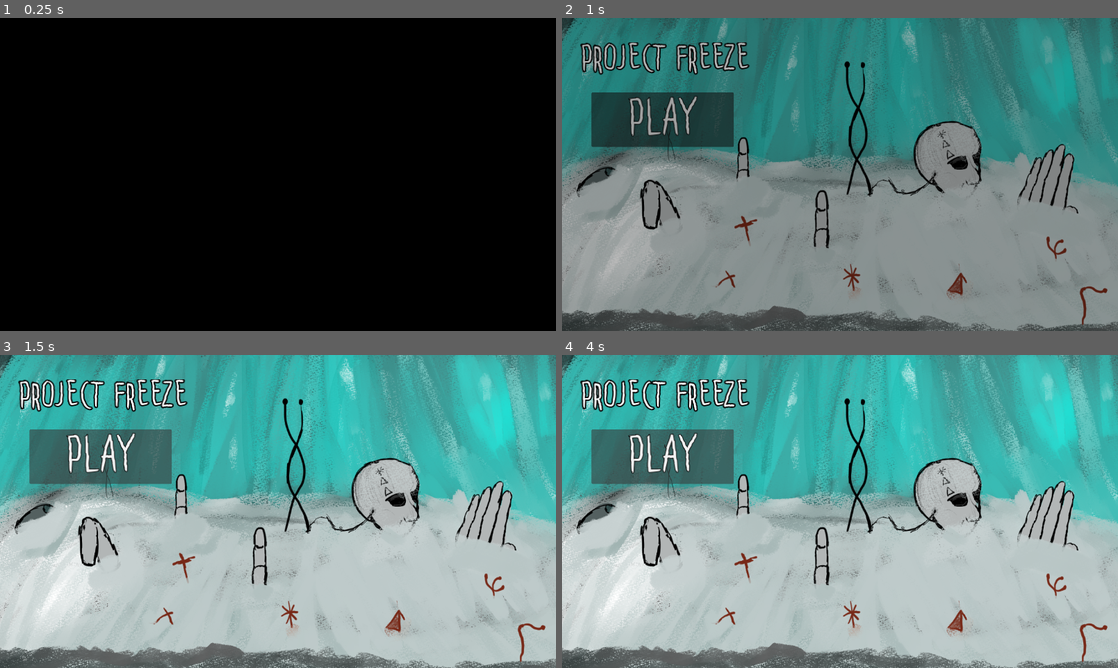
Above: before the commit, frames 1-4 (two rows, left to right).
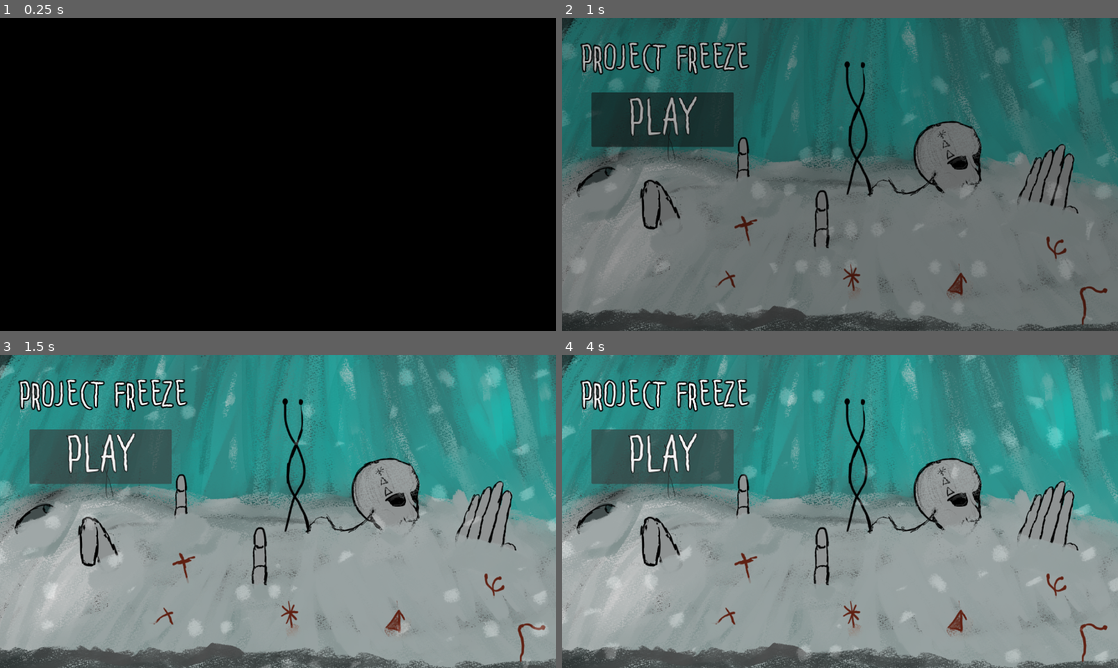
Above: after the commit, the same moments.

Repository: rainy-day-game/Project-Freeze
Game: Godot game, scene res://Logo Intro/intro.tscn
Two runs of this game, one before a commit and one after it. Both use one fixed random seed, a clock stepped at 60 frames per second and the inputs below. Video files are missing from this copy of the repository; at most half a second of black plays in their place.
Inputs:
- Up to frame 1 (0.25 s): no input
- Up to frame 2 (1 s): click "PLAY" at 0.5 s
- Up to frame 3 (1.5 s): click "PLAY" at 1.25 s
- Up to frame 4 (4 s): tap Enter (ui_accept) at 2, 2.1, 2.27, 2.57, 2.85, 3.02, 3.32, 3.6 s; hold Right (ui_right) 2.03-3.53 s; hold Left (ui_left) from 3.53 s (still down)

Frame 1 is identical in both runs. In frame 2, 70% of the frame differs, in the area x 0-100%, y 0-100%; in frame 3, 86%; in frame 4, 86%.

Commit message:
delete duplicates

Diff:
--- a/Player.gd
+++ /dev/null
@@ -1,70 +0,0 @@
-extends CharacterBody2D
-
-@onready var animated_sprite = $AnimatedSprite2D
-@onready var squat_timer = $"Squat Timer"
-const SPEED = 200.0
-const JUMP_VELOCITY = -400.0
-var last_direction = 1
-var started_jumping = false
-# Get the gravity from the project settings to be synced with RigidBody nodes.
-var gravity = ProjectSettings.get_setting("physics/2d/default_gravity")
-
-
-func _physics_process(delta):
-	# Add the gravity.
-	if not is_on_floor():
-		velocity.y += gravity * delta
-
-	# Handle jump.
-	if Input.is_action_just_pressed("ui_accept") and is_on_floor():
-		velocity.y = JUMP_VELOCITY
-
-	# Get the input direction and handle the movement/deceleration.
-	# As good practice, you should replace UI actions with custom gameplay actions.
-
-	var direction = Input.get_axis("ui_left", "ui_right")
-	apply_movement_anim(direction)
-	apply_jump_anim(velocity) # Jump will override movement
-	move_and_slide()
-
-func apply_movement_anim(direction):
-	'''Takes direction moving, and appplies the movement and animation'''
-
-	if (direction > 0): # Moving to the right
-		animated_sprite.play("walk right")
-		last_direction = 1
-		velocity.x = direction * SPEED
-	elif (direction < 0): # Moving to the left
-		animated_sprite.play("walk left")
-		last_direction = -1
-		velocity.x = direction * SPEED
-	else: # Idle
-		velocity.x = move_toward(velocity.x, 0, SPEED)
-		if (last_direction == 1):
-			animated_sprite.play("idle right")
-		else:
-			animated_sprite.play("idle left")
-
-func apply_jump_anim(velocity):
-	'''Takes velocity, and determines whether to play squat, jump up, or fall down'''
-	if (velocity.y < 0): # Moving up
-		if (!started_jumping):
-			squat_timer.start(0.1) # Start the squat timer
-			started_jumping = true
-		if (squat_timer.is_stopped()): # If squat timer has expired, play regular jump anim
-			if (last_direction == 1):
-				animated_sprite.play("jump right up")
-			else:
-				animated_sprite.play("jump left up")
-		else: # Squat timer still going on, play the squatting animation
-			if (last_direction == 1):
-				animated_sprite.play("startup right")
-			else:
-				animated_sprite.play("startup left")
-	elif (velocity.y > 0): # Falling down
-		if (last_direction == 1):
-			animated_sprite.play("fall right down")
-		else:
-			animated_sprite.play("fall left down")
-	else:
-		started_jumping = false # Jump has completed
--- a/Player.tscn
+++ /dev/null
@@ -1,179 +0,0 @@
-[gd_scene load_steps=28 format=3 uid="uid://4rnqdqxoce74"]
-
-[ext_resource type="Script" path="res://Player.gd" id="1_bfcxh"]
-[ext_resource type="Texture2D" uid="uid://dhrmy1dydb2fh" path="res://art assets/Player/image exports maincharacter/idle/idle left_0000.png" id="1_ipw7c"]
-[ext_resource type="Texture2D" uid="uid://ji8mkndnp7m4" path="res://art assets/Player/image exports maincharacter/idle/idle left_0002.png" id="2_ij077"]
-[ext_resource type="Texture2D" uid="uid://bmf125aiuc5mo" path="res://art assets/Player/image exports maincharacter/Jump left/jump left_0002.png" id="2_mcx0a"]
-[ext_resource type="Texture2D" uid="uid://b21xu10tflu7k" path="res://art assets/Player/image exports maincharacter/Jump left/jump left_0003.png" id="3_5rpo8"]
-[ext_resource type="Texture2D" uid="uid://t1i27ntvpbo5" path="res://art assets/Player/image exports maincharacter/idle/idle left_0004.png" id="3_q1ihf"]
-[ext_resource type="Texture2D" uid="uid://coqx3us3pbg4v" path="res://art assets/Player/image exports maincharacter/idle/main idle_0000.png" id="4_ewx5x"]
-[ext_resource type="Texture2D" uid="uid://by1wfk7nd2bq1" path="res://art assets/Player/image exports maincharacter/Jump right/Timeline 1_0002.png" id="4_ux4mn"]
-[ext_resource type="Texture2D" uid="uid://bt3ktunecagof" path="res://art assets/Player/image exports maincharacter/idle/main idle_0002.png" id="5_1jxjt"]
-[ext_resource type="Texture2D" uid="uid://d773jjpi1513" path="res://art assets/Player/image exports maincharacter/Jump right/Timeline 1_0003.png" id="5_jl5mb"]
-[ext_resource type="Texture2D" uid="uid://c180ti2fgqcit" path="res://art assets/Player/image exports maincharacter/idle/main idle_0004.png" id="6_3f54v"]
-[ext_resource type="Texture2D" uid="uid://eenp46tbv0gs" path="res://art assets/Player/image exports maincharacter/left/walk left_0000.png" id="7_xec76"]
-[ext_resource type="Texture2D" uid="uid://44yk4bs7xskk" path="res://art assets/Player/image exports maincharacter/left/walk left_0001.png" id="8_nc4fw"]
-[ext_resource type="Texture2D" uid="uid://dyb3bhvrt0i28" path="res://art assets/Player/image exports maincharacter/left/walk left_0003.png" id="9_dji45"]
-[ext_resource type="Texture2D" uid="uid://dvjyy23w55bkc" path="res://art assets/Player/image exports maincharacter/left/walk left_0005.png" id="10_pxqat"]
-[ext_resource type="Texture2D" uid="uid://dicohasqgvgi1" path="res://art assets/Player/image exports maincharacter/right/walk right_0000.png" id="11_q5eau"]
-[ext_resource type="Texture2D" uid="uid://bw0n1b1karyaw" path="res://art assets/Player/image exports maincharacter/right/walk right_0001.png" id="12_6hs6p"]
-[ext_resource type="Texture2D" uid="uid://b7swq2h7dqhjp" path="res://art assets/Player/image exports maincharacter/Jump left/jump left_0000.png" id="12_gu2fl"]
-[ext_resource type="Texture2D" uid="uid://dvcfkaddhkwup" path="res://art assets/Player/image exports maincharacter/right/walk right_0003.png" id="13_a4lbu"]
-[ext_resource type="Texture2D" uid="uid://d2igo1empthnc" path="res://art assets/Player/image exports maincharacter/Jump left/jump left_0001.png" id="13_kcs5k"]
-[ext_resource type="Texture2D" uid="uid://ubocc13a15jv" path="res://art assets/Player/image exports maincharacter/right/walk right_0005.png" id="14_6xpte"]
-[ext_resource type="Texture2D" uid="uid://btyyedpmgncvb" path="res://art assets/Player/image exports maincharacter/Jump right/Timeline 1_0000.png" id="14_x2h18"]
-[ext_resource type="Texture2D" uid="uid://cn43m48ao85fi" path="res://art assets/Player/image exports maincharacter/Jump right/Timeline 1_0001.png" id="15_2tcbr"]
-[ext_resource type="Texture2D" uid="uid://cnsh5lomaey06" path="res://art assets/Player/image exports maincharacter/Jump left/start up left_0000.png" id="16_ww720"]
-[ext_resource type="Texture2D" uid="uid://ba7k3e62vc5hq" path="res://art assets/Player/image exports maincharacter/Jump right/squat right_0000.png" id="17_wcq2i"]
-
-[sub_resource type="SpriteFrames" id="SpriteFrames_yqn7q"]
-animations = [{
-"frames": [{
-"duration": 1.0,
-"texture": ExtResource("2_mcx0a")
-}, {
-"duration": 1.0,
-"texture": ExtResource("3_5rpo8")
-}],
-"loop": true,
-"name": &"fall left down",
-"speed": 5.0
-}, {
-"frames": [{
-"duration": 1.0,
-"texture": ExtResource("4_ux4mn")
-}, {
-"duration": 1.0,
-"texture": ExtResource("5_jl5mb")
-}],
-"loop": true,
-"name": &"fall right down",
-"speed": 5.0
-}, {
-"frames": [{
-"duration": 1.0,
-"texture": ExtResource("1_ipw7c")
-}, {
-"duration": 1.0,
-"texture": ExtResource("2_ij077")
-}, {
-"duration": 1.0,
-"texture": ExtResource("3_q1ihf")
-}, {
-"duration": 1.0,
-"texture": ExtResource("2_ij077")
-}],
-"loop": true,
-"name": &"idle left",
-"speed": 5.0
-}, {
-"frames": [{
-"duration": 1.0,
-"texture": ExtResource("4_ewx5x")
-}, {
-"duration": 1.0,
-"texture": ExtResource("5_1jxjt")
-}, {
-"duration": 1.0,
-"texture": ExtResource("6_3f54v")
-}, {
-"duration": 1.0,
-"texture": ExtResource("5_1jxjt")
-}],
-"loop": true,
-"name": &"idle right",
-"speed": 5.0
-}, {
-"frames": [{
-"duration": 1.0,
-"texture": ExtResource("12_gu2fl")
-}, {
-"duration": 1.0,
-"texture": ExtResource("13_kcs5k")
-}],
-"loop": true,
-"name": &"jump left up",
-"speed": 5.0
-}, {
-"frames": [{
-"duration": 1.0,
-"texture": ExtResource("14_x2h18")
-}, {
-"duration": 1.0,
-"texture": ExtResource("15_2tcbr")
-}],
-"loop": true,
-"name": &"jump right up",
-"speed": 5.0
-}, {
-"frames": [{
-"duration": 1.0,
-"texture": ExtResource("16_ww720")
-}],
-"loop": true,
-"name": &"startup left",
-"speed": 5.0
-}, {
-"frames": [{
-"duration": 1.0,
-"texture": ExtResource("17_wcq2i")
-}],
-"loop": true,
-"name": &"startup right",
-"speed": 5.0
-}, {
-"frames": [{
-"duration": 1.0,
-"texture": ExtResource("7_xec76")
-}, {
-"duration": 1.0,
-"texture": ExtResource("8_nc4fw")
-}, {
-"duration": 1.0,
-"texture": ExtResource("9_dji45")
-}, {
-"duration": 1.0,
-"texture": ExtResource("10_pxqat")
-}],
-"loop": true,
-"name": &"walk left",
-"speed": 5.0
-}, {
-"frames": [{
-"duration": 1.0,
-"texture": ExtResource("11_q5eau")
-}, {
-"duration": 1.0,
-"texture": ExtResource("12_6hs6p")
-}, {
-"duration": 1.0,
-"texture": ExtResource("13_a4lbu")
-}, {
-"duration": 1.0,
-"texture": ExtResource("14_6xpte")
-}],
-"loop": true,
-"name": &"walk right",
-"speed": 5.0
-}]
-
-[sub_resource type="CapsuleShape2D" id="CapsuleShape2D_y4bdy"]
-radius = 30.0
-height = 150.0
-
-[node name="Player" type="CharacterBody2D"]
-script = ExtResource("1_bfcxh")
-
-[node name="AnimatedSprite2D" type="AnimatedSprite2D" parent="."]
-position = Vector2(43, -43)
-scale = Vector2(1.67188, 1.67188)
-sprite_frames = SubResource("SpriteFrames_yqn7q")
-animation = &"idle right"
-frame_progress = 0.606925
-
-[node name="CollisionShape2D" type="CollisionShape2D" parent="."]
-position = Vector2(44, -52)
-shape = SubResource("CapsuleShape2D_y4bdy")
-
-[node name="Squat Timer" type="Timer" parent="."]
-one_shot = true
--- a/Scene Assets/Snow.tscn
+++ b/Scene Assets/Snow.tscn
@@ -1,23 +1,100 @@
-[gd_scene load_steps=2 format=3 uid="uid://dqgf3prm4s6gs"]
+[gd_scene load_steps=24 format=3 uid="uid://bhb1qsh4wfaph"]
+
+[ext_resource type="Texture2D" uid="uid://dooyqi4lrw7vh" path="res://art assets/snow fall effect/Snowfall images/snow fall effect_0000.png" id="1_sgyke"]
+[ext_resource type="Texture2D" uid="uid://j31hmo7gs3ri" path="res://art assets/snow fall effect/Snowfall images/snow fall effect_0001.png" id="2_03y3p"]
+[ext_resource type="Texture2D" uid="uid://dktpxhr8bx5bu" path="res://art assets/snow fall effect/Snowfall images/snow fall effect_0002.png" id="3_3u03r"]
+[ext_resource type="Texture2D" uid="uid://blhaxuebm3gvg" path="res://art assets/snow fall effect/Snowfall images/snow fall effect_0003.png" id="4_j5vxo"]
+[ext_resource type="Texture2D" uid="uid://qqf3st3xicfq" path="res://art assets/snow fall effect/Snowfall images/snow fall effect_0004.png" id="5_asxka"]
+[ext_resource type="Texture2D" uid="uid://drvv1ux4o6ikk" path="res://art assets/snow fall effect/Snowfall images/snow fall effect_0005.png" id="6_xnbs6"]
+[ext_resource type="Texture2D" uid="uid://nrm80ycqeqe7" path="res://art assets/snow fall effect/Snowfall images/snow fall effect_0006.png" id="7_m3b4v"]
+[ext_resource type="Texture2D" uid="uid://deai00g68vkuc" path="res://art assets/snow fall effect/Snowfall images/snow fall effect_0007.png" id="8_jkoy1"]
+[ext_resource type="Texture2D" uid="uid://bajadq8vo1sy1" path="res://art assets/snow fall effect/Snowfall images/snow fall effect_0008.png" id="9_2gn7f"]
+[ext_resource type="Texture2D" uid="uid://bvhs28o0e1mkt" path="res://art assets/snow fall effect/Snowfall images/snow fall effect_0009.png" id="10_414ql"]
+[ext_resource type="Texture2D" uid="uid://b07imaq0ij6mt" path="res://art assets/snow fall effect/Snowfall images/snow fall effect_0010.png" id="11_pislm"]
+[ext_resource type="Texture2D" uid="uid://c1ka8nl08ssbn" path="res://art assets/snow fall effect/Snowfall images/snow fall effect_0011.png" id="12_x0i7i"]
+[ext_resource type="Texture2D" uid="uid://caqxfpedtcfeh" path="res://art assets/snow fall effect/Snowfall images/snow fall effect_0012.png" id="13_5to0l"]
+[ext_resource type="Texture2D" uid="uid://jw0i3otkrik3" path="res://art assets/snow fall effect/Snowfall images/snow fall effect_0013.png" id="14_ne6vh"]
+[ext_resource type="Texture2D" uid="uid://bi688sfgh3kuy" path="res://art assets/snow fall effect/Snowfall images/snow fall effect_0014.png" id="15_aartw"]
+[ext_resource type="Texture2D" uid="uid://dfm40tdomh6id" path="res://art assets/snow fall effect/Snowfall images/snow fall effect_0015.png" id="16_jc5bj"]
+[ext_resource type="Texture2D" uid="uid://cvgwsga2bl3xq" path="res://art assets/snow fall effect/Snowfall images/snow fall effect_0016.png" id="17_h77hn"]
+[ext_resource type="Texture2D" uid="uid://bem5nxtqq7x0q" path="res://art assets/snow fall effect/Snowfall images/snow fall effect_0017.png" id="18_iqr0y"]
+[ext_resource type="Texture2D" uid="uid://bllakqmy6btn6" path="res://art assets/snow fall effect/Snowfall images/snow fall effect_0018.png" id="19_f1h7m"]
+[ext_resource type="Texture2D" uid="uid://n87qty0ebe0h" path="res://art assets/snow fall effect/Snowfall images/snow fall effect_0019.png" id="20_01yjf"]
+[ext_resource type="Texture2D" uid="uid://bcg72c5rn7bn4" path="res://art assets/snow fall effect/Snowfall images/snow fall effect_0020.png" id="21_o448b"]
+[ext_resource type="Texture2D" uid="uid://cvaeny2aajmap" path="res://art assets/snow fall effect/Snowfall images/snow fall effect_0021.png" id="22_65n3m"]
 
 [sub_resource type="SpriteFrames" id="SpriteFrames_d83cj"]
 animations = [{
 "frames": [{
 "duration": 1.0,
-"texture": null
+"texture": ExtResource("1_sgyke")
 }, {
 "duration": 1.0,
-"texture": null
+"texture": ExtResource("2_03y3p")
 }, {
 "duration": 1.0,
-"texture": null
+"texture": ExtResource("3_3u03r")
 }, {
 "duration": 1.0,
-"texture": null
+"texture": ExtResource("4_j5vxo")
+}, {
+"duration": 1.0,
+"texture": ExtResource("5_asxka")
+}, {
+"duration": 1.0,
+"texture": ExtResource("6_xnbs6")
+}, {
+"duration": 1.0,
+"texture": ExtResource("7_m3b4v")
+}, {
+"duration": 1.0,
+"texture": ExtResource("8_jkoy1")
+}, {
+"duration": 1.0,
+"texture": ExtResource("9_2gn7f")
+}, {
+"duration": 1.0,
+"texture": ExtResource("10_414ql")
+}, {
+"duration": 1.0,
+"texture": ExtResource("11_pislm")
+}, {
+"duration": 1.0,
+"texture": ExtResource("12_x0i7i")
+}, {
+"duration": 1.0,
+"texture": ExtResource("13_5to0l")
+}, {
+"duration": 1.0,
+"texture": ExtResource("14_ne6vh")
+}, {
+"duration": 1.0,
+"texture": ExtResource("15_aartw")
+}, {
+"duration": 1.0,
+"texture": ExtResource("16_jc5bj")
+}, {
+"duration": 1.0,
+"texture": ExtResource("17_h77hn")
+}, {
+"duration": 1.0,
+"texture": ExtResource("18_iqr0y")
+}, {
+"duration": 1.0,
+"texture": ExtResource("19_f1h7m")
+}, {
+"duration": 1.0,
+"texture": ExtResource("20_01yjf")
+}, {
+"duration": 1.0,
+"texture": ExtResource("21_o448b")
+}, {
+"duration": 1.0,
+"texture": ExtResource("22_65n3m")
 }],
 "loop": true,
 "name": &"snowfall",
-"speed": 5.0
+"speed": 10.0
 }]
 
 [node name="Snow" type="AnimatedSprite2D"]
@@ -25,4 +102,5 @@
 position = Vector2(-2, 0)
 sprite_frames = SubResource("SpriteFrames_d83cj")
 animation = &"snowfall"
-frame_progress = 0.074664
+autoplay = "snowfall"
+frame_progress = 0.320342
--- a/Snow.tscn
+++ /dev/null
@@ -1,106 +0,0 @@
-[gd_scene load_steps=24 format=3 uid="uid://bhb1qsh4wfaph"]
-
-[ext_resource type="Texture2D" uid="uid://dooyqi4lrw7vh" path="res://art assets/snow fall effect/Snowfall images/snow fall effect_0000.png" id="1_sgyke"]
-[ext_resource type="Texture2D" uid="uid://j31hmo7gs3ri" path="res://art assets/snow fall effect/Snowfall images/snow fall effect_0001.png" id="2_03y3p"]
-[ext_resource type="Texture2D" uid="uid://dktpxhr8bx5bu" path="res://art assets/snow fall effect/Snowfall images/snow fall effect_0002.png" id="3_3u03r"]
-[ext_resource type="Texture2D" uid="uid://blhaxuebm3gvg" path="res://art assets/snow fall effect/Snowfall images/snow fall effect_0003.png" id="4_j5vxo"]
-[ext_resource type="Texture2D" uid="uid://qqf3st3xicfq" path="res://art assets/snow fall effect/Snowfall images/snow fall effect_0004.png" id="5_asxka"]
-[ext_resource type="Texture2D" uid="uid://drvv1ux4o6ikk" path="res://art assets/snow fall effect/Snowfall images/snow fall effect_0005.png" id="6_xnbs6"]
-[ext_resource type="Texture2D" uid="uid://nrm80ycqeqe7" path="res://art assets/snow fall effect/Snowfall images/snow fall effect_0006.png" id="7_m3b4v"]
-[ext_resource type="Texture2D" uid="uid://deai00g68vkuc" path="res://art assets/snow fall effect/Snowfall images/snow fall effect_0007.png" id="8_jkoy1"]
-[ext_resource type="Texture2D" uid="uid://bajadq8vo1sy1" path="res://art assets/snow fall effect/Snowfall images/snow fall effect_0008.png" id="9_2gn7f"]
-[ext_resource type="Texture2D" uid="uid://bvhs28o0e1mkt" path="res://art assets/snow fall effect/Snowfall images/snow fall effect_0009.png" id="10_414ql"]
-[ext_resource type="Texture2D" uid="uid://b07imaq0ij6mt" path="res://art assets/snow fall effect/Snowfall images/snow fall effect_0010.png" id="11_pislm"]
-[ext_resource type="Texture2D" uid="uid://c1ka8nl08ssbn" path="res://art assets/snow fall effect/Snowfall images/snow fall effect_0011.png" id="12_x0i7i"]
-[ext_resource type="Texture2D" uid="uid://caqxfpedtcfeh" path="res://art assets/snow fall effect/Snowfall images/snow fall effect_0012.png" id="13_5to0l"]
-[ext_resource type="Texture2D" uid="uid://jw0i3otkrik3" path="res://art assets/snow fall effect/Snowfall images/snow fall effect_0013.png" id="14_ne6vh"]
-[ext_resource type="Texture2D" uid="uid://bi688sfgh3kuy" path="res://art assets/snow fall effect/Snowfall images/snow fall effect_0014.png" id="15_aartw"]
-[ext_resource type="Texture2D" uid="uid://dfm40tdomh6id" path="res://art assets/snow fall effect/Snowfall images/snow fall effect_0015.png" id="16_jc5bj"]
-[ext_resource type="Texture2D" uid="uid://cvgwsga2bl3xq" path="res://art assets/snow fall effect/Snowfall images/snow fall effect_0016.png" id="17_h77hn"]
-[ext_resource type="Texture2D" uid="uid://bem5nxtqq7x0q" path="res://art assets/snow fall effect/Snowfall images/snow fall effect_0017.png" id="18_iqr0y"]
-[ext_resource type="Texture2D" uid="uid://bllakqmy6btn6" path="res://art assets/snow fall effect/Snowfall images/snow fall effect_0018.png" id="19_f1h7m"]
-[ext_resource type="Texture2D" uid="uid://n87qty0ebe0h" path="res://art assets/snow fall effect/Snowfall images/snow fall effect_0019.png" id="20_01yjf"]
-[ext_resource type="Texture2D" uid="uid://bcg72c5rn7bn4" path="res://art assets/snow fall effect/Snowfall images/snow fall effect_0020.png" id="21_o448b"]
-[ext_resource type="Texture2D" uid="uid://cvaeny2aajmap" path="res://art assets/snow fall effect/Snowfall images/snow fall effect_0021.png" id="22_65n3m"]
-
-[sub_resource type="SpriteFrames" id="SpriteFrames_d83cj"]
-animations = [{
-"frames": [{
-"duration": 1.0,
-"texture": ExtResource("1_sgyke")
-}, {
-"duration": 1.0,
-"texture": ExtResource("2_03y3p")
-}, {
-"duration": 1.0,
-"texture": ExtResource("3_3u03r")
-}, {
-"duration": 1.0,
-"texture": ExtResource("4_j5vxo")
-}, {
-"duration": 1.0,
-"texture": ExtResource("5_asxka")
-}, {
-"duration": 1.0,
-"texture": ExtResource("6_xnbs6")
-}, {
-"duration": 1.0,
-"texture": ExtResource("7_m3b4v")
-}, {
-"duration": 1.0,
-"texture": ExtResource("8_jkoy1")
-}, {
-"duration": 1.0,
-"texture": ExtResource("9_2gn7f")
-}, {
-"duration": 1.0,
-"texture": ExtResource("10_414ql")
-}, {
-"duration": 1.0,
-"texture": ExtResource("11_pislm")
-}, {
-"duration": 1.0,
-"texture": ExtResource("12_x0i7i")
-}, {
-"duration": 1.0,
-"texture": ExtResource("13_5to0l")
-}, {
-"duration": 1.0,
-"texture": ExtResource("14_ne6vh")
-}, {
-"duration": 1.0,
-"texture": ExtResource("15_aartw")
-}, {
-"duration": 1.0,
-"texture": ExtResource("16_jc5bj")
-}, {
-"duration": 1.0,
-"texture": ExtResource("17_h77hn")
-}, {
-"duration": 1.0,
-"texture": ExtResource("18_iqr0y")
-}, {
-"duration": 1.0,
-"texture": ExtResource("19_f1h7m")
-}, {
-"duration": 1.0,
-"texture": ExtResource("20_01yjf")
-}, {
-"duration": 1.0,
-"texture": ExtResource("21_o448b")
-}, {
-"duration": 1.0,
-"texture": ExtResource("22_65n3m")
-}],
-"loop": true,
-"name": &"snowfall",
-"speed": 10.0
-}]
-
-[node name="Snow" type="AnimatedSprite2D"]
-modulate = Color(1, 1, 1, 0.533333)
-position = Vector2(-2, 0)
-sprite_frames = SubResource("SpriteFrames_d83cj")
-animation = &"snowfall"
-autoplay = "snowfall"
-frame_progress = 0.320342
--- a/game.gd
+++ /dev/null
@@ -1,11 +0,0 @@
-extends Node
-
-
-# Called when the node enters the scene tree for the first time.
-func _ready():
-	TransitionScreen.fade_out()
-
-
-# Called every frame. 'delta' is the elapsed time since the previous frame.
-func _process(delta):
-	pass
